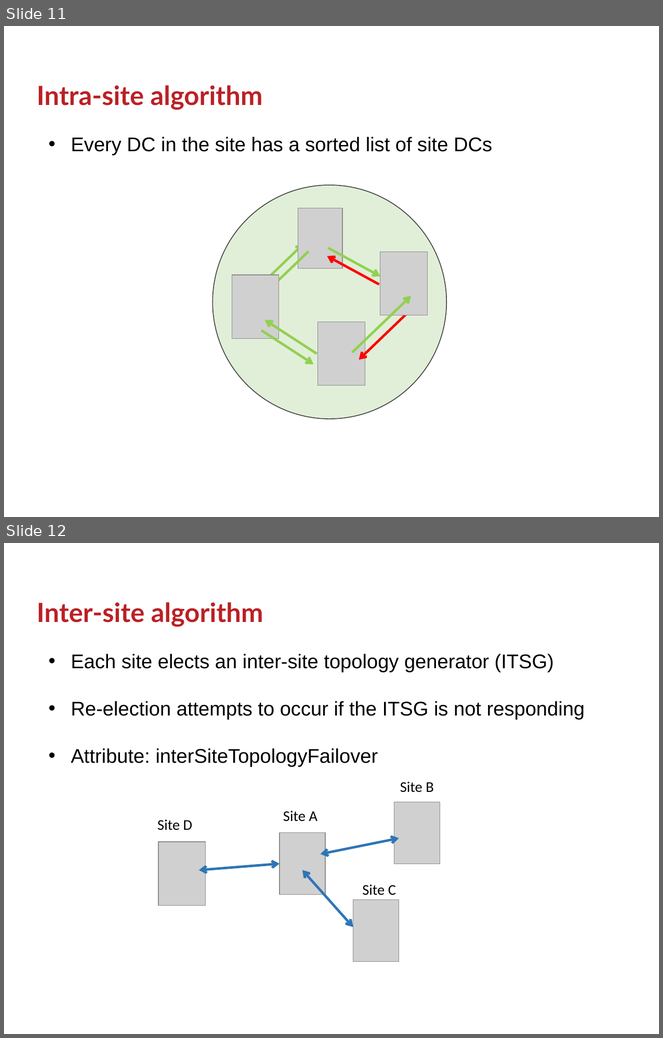
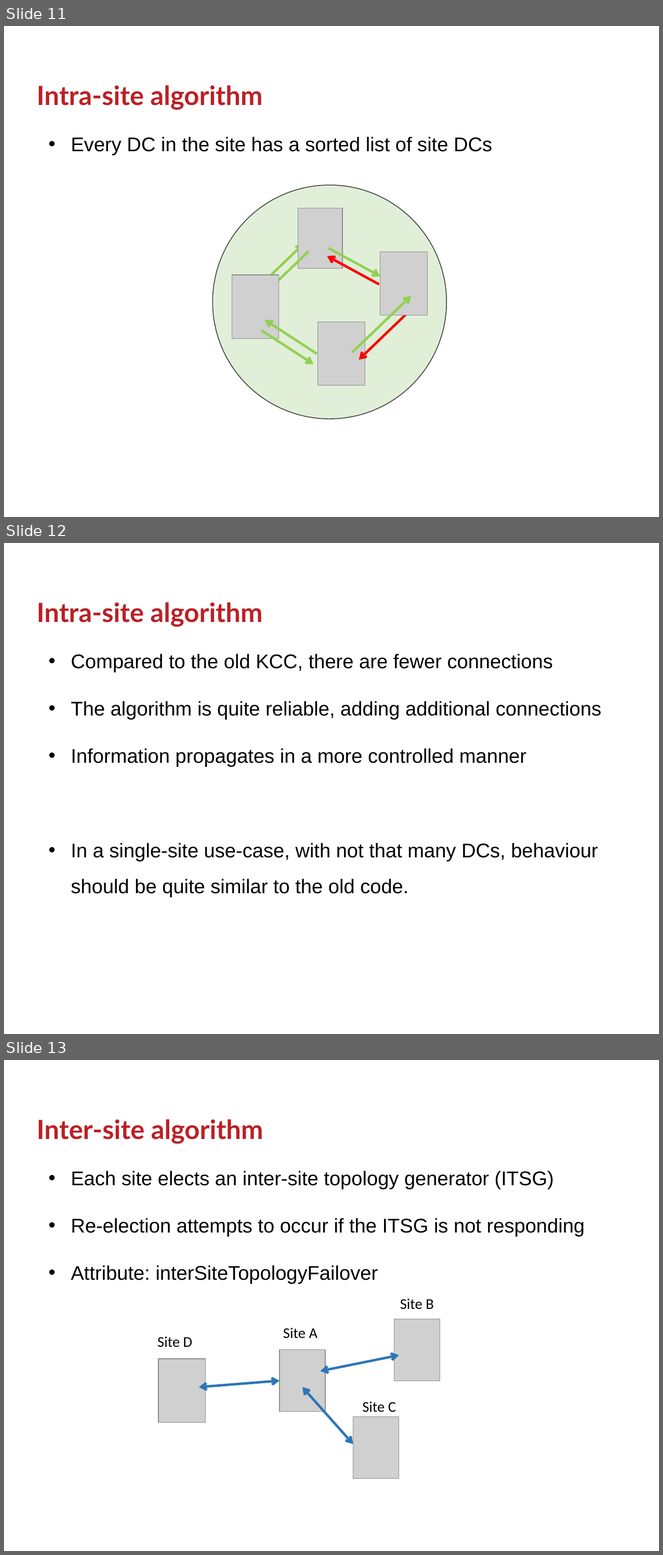
Before and after one commit to GSam/Slides, a slide deck: Samba KCC.pptx. Shown one above the other, each under a label of ours: slides 11 and 12 before the commit, slides 11, 12 and 13 after it. The pictures are 663x1038 and 663x1555 pixels, drawn with LibreOffice and Linux fonts; fonts in the diff are those of the drawing; grey boxes stand for pictures; background and template pictures are left out. Boxes give left, top, right and bottom in pixels: in the first picture for what was removed or moved away, otherwise in the second. Text is boxed around its words. In the diff, an @@ line names an element or a change of style, - is before the commit and + after.

```diff
--- a/Samba KCC.pptx
+++ b/Samba KCC.pptx
@@ slide 12 added at (4,543,659,1034), background #FFFFFF @@
@@ title added at (37,602,263,627), 32 pt, text #BB2025, bold @@
+Intra-site algorithm
@@ text added at (71,654,601,898), 24 pt, text #000000 @@
+• Compared to the old KCC, there are fewer connections
+• The algorithm is quite reliable, adding additional connections
+• Information propagates in a more controlled manner
+• In a single-site use-case, with not that many DCs, behaviour should be quite similar to the old code.
@@ what was slide 12 is now slide 13 @@
```
Also in this commit, not shown: 4 slides changed, 3 other slides added, 2 slides removed, 1 other file.
